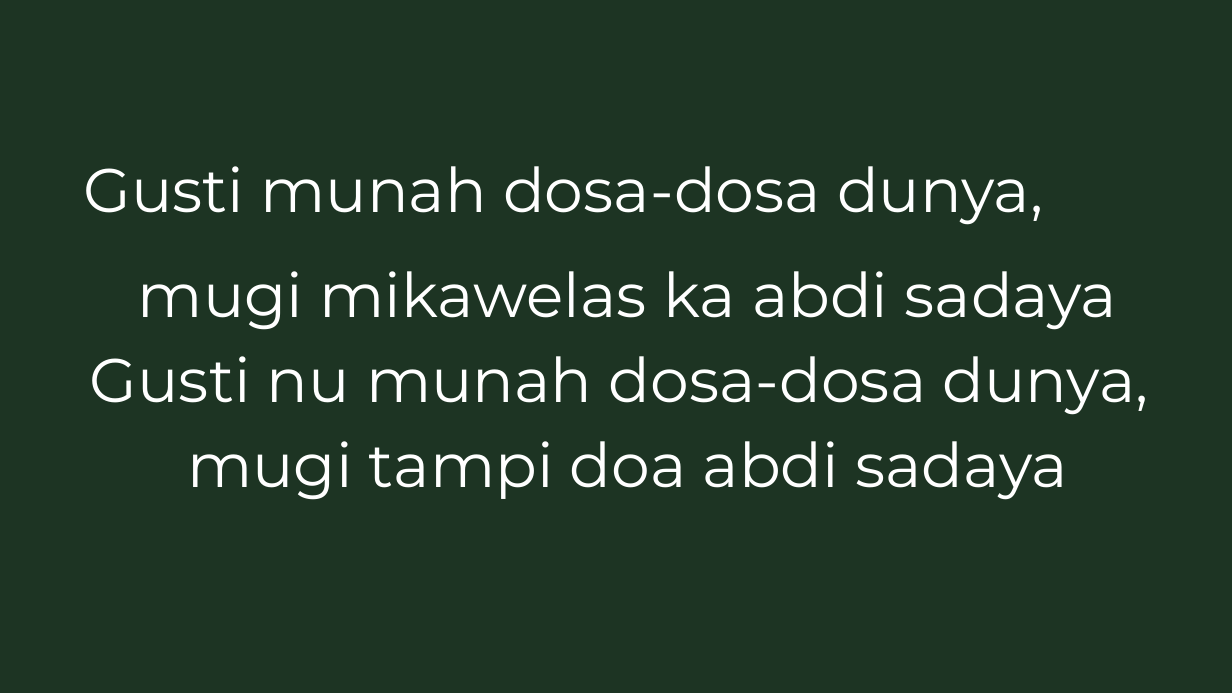
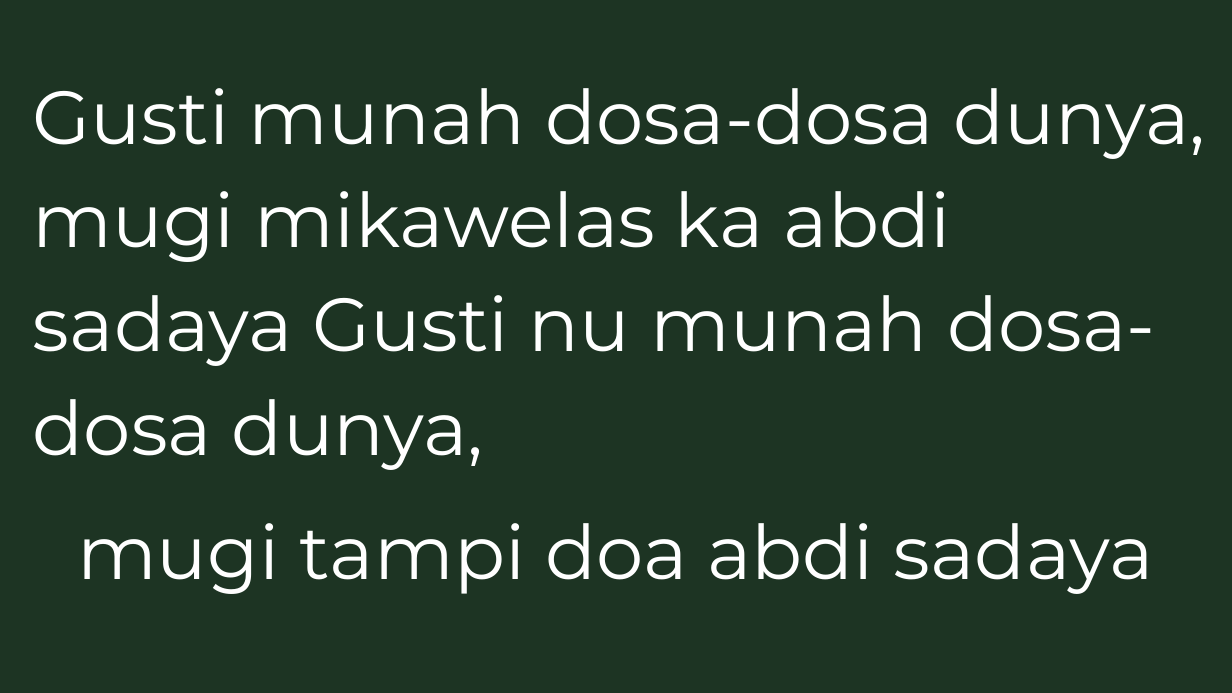
Before and after one commit to laurensius/Slide_Misa_KRC, a slide deck: slide 16 of 2021 01 tanggal 23 -24/Bahasa Sunda.pptx. Drawn at 1232x693 pixels with LibreOffice and Linux fonts; fonts in the diff are those of the drawing. Boxes give left, top, right and bottom in pixels: in the first picture for what was removed or moved away, otherwise in the second. Text is boxed around its words. In the diff, an @@ line names an element or a change of style, - is before the commit and + after.

```diff
--- a/2021 01 tanggal 23 -24/Bahasa Sunda.pptx
+++ b/2021 01 tanggal 23 -24/Bahasa Sunda.pptx
@@ text "Gusti munah dosa-dosa dunya, mugi ...": place and size @@
-text "Gusti munah dosa-dosa dunya, mugi ..." at (84, 166, 1149, 500)
+text "Gusti munah dosa-dosa dunya, mugi ..." at (33, 88, 1206, 594)
@@ text at (33, 88, 1206, 470): text changed; size 36 to 44 pt @@
-Gusti munah dosa-dosa dunya,
-mugi mikawelas ka abdi sadaya Gusti nu munah dosa-dosa dunya,
+Gusti munah dosa-dosa dunya, mugi mikawelas ka abdi sadaya Gusti nu munah dosa-dosa dunya,
@@ text at (77, 523, 1154, 594): size 36 to 44 pt in "mugi tampi doa abdi sadaya" @@
```
Also in this commit, not shown: 16 other slides changed, 17 other files.
